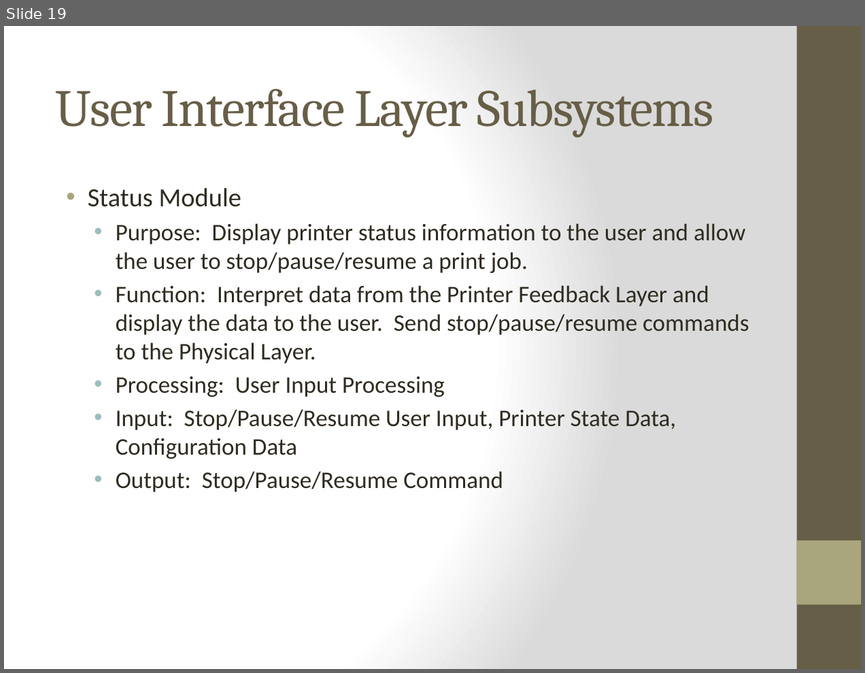
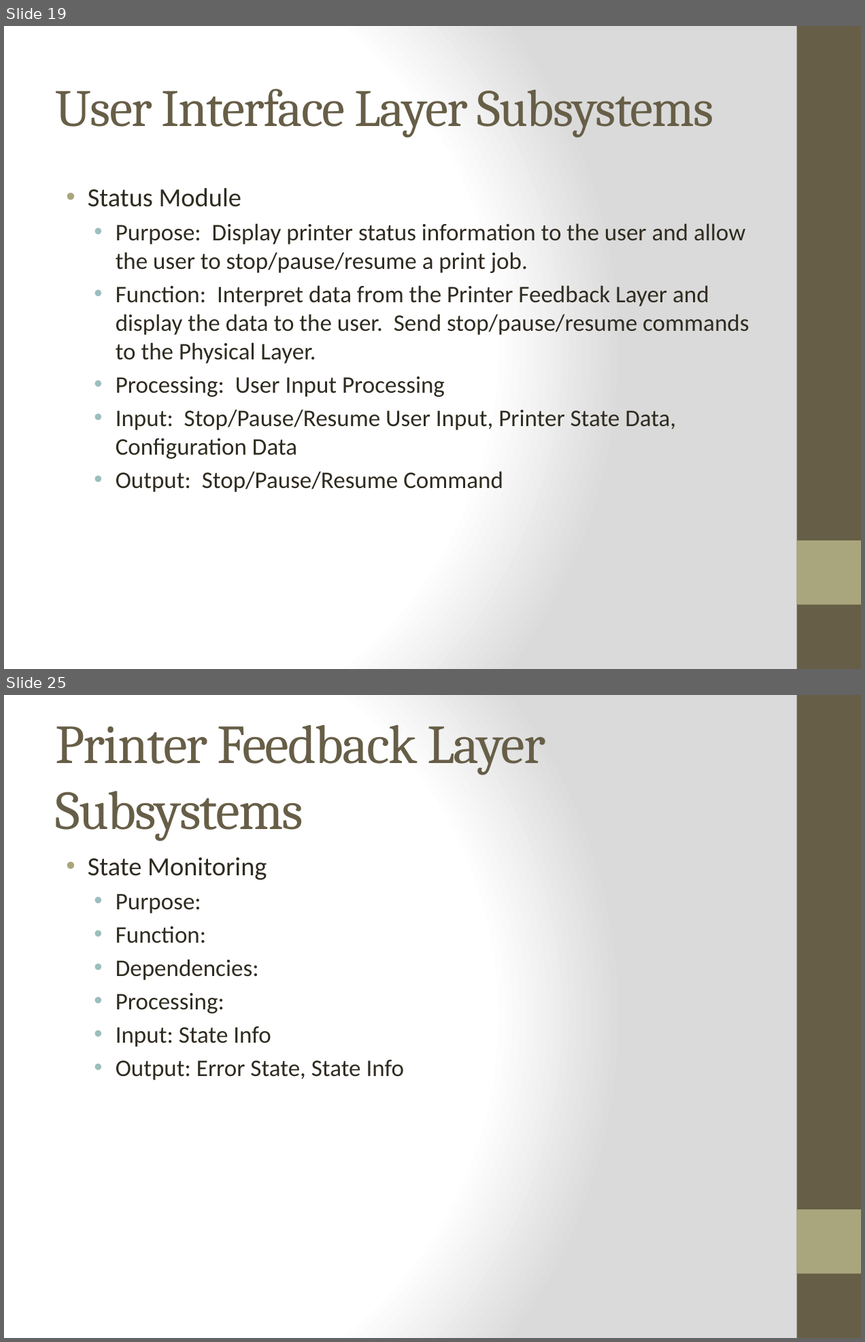
Before and after one commit to qpHalcy0n/SRDesign, a slide deck: ADS Gate Review/Team Ink3d ADS.pptx. Shown one above the other, each under a label of ours: slide 19 before the commit, slides 19 and 25 after it; the slides between them are not shown. The pictures are 865x673 and 865x1342 pixels, drawn with LibreOffice and Linux fonts; fonts in the diff are those of the drawing. Boxes give left, top, right and bottom in pixels: in the first picture for what was removed or moved away, otherwise in the second. Text is boxed around its words. In the diff, an @@ line names an element or a change of style, - is before the commit and + after.

```diff
--- a/ADS Gate Review/Team Ink3d ADS.pptx
+++ b/ADS Gate Review/Team Ink3d ADS.pptx
@@ slide 25 added at bbox=[4, 695, 861, 1338], background gradient #FFFFFF to #DADADA; not listed: 2 template elements that a slide beside it also shows @@
@@ title added at bbox=[56, 725, 545, 841], 46 pt, text #675E47 @@
+Printer Feedback Layer Subsystems
@@ text added at bbox=[88, 857, 404, 1080], 20 pt, text #2F2B20 @@
+• State Monitoring
+  • Purpose:
+  • Function:
+  • Dependencies:
+  • Processing:
+  • Input: State Info
+  • Output: Error State, State Info
```
Also in this commit, not shown: 5 other slides added.
